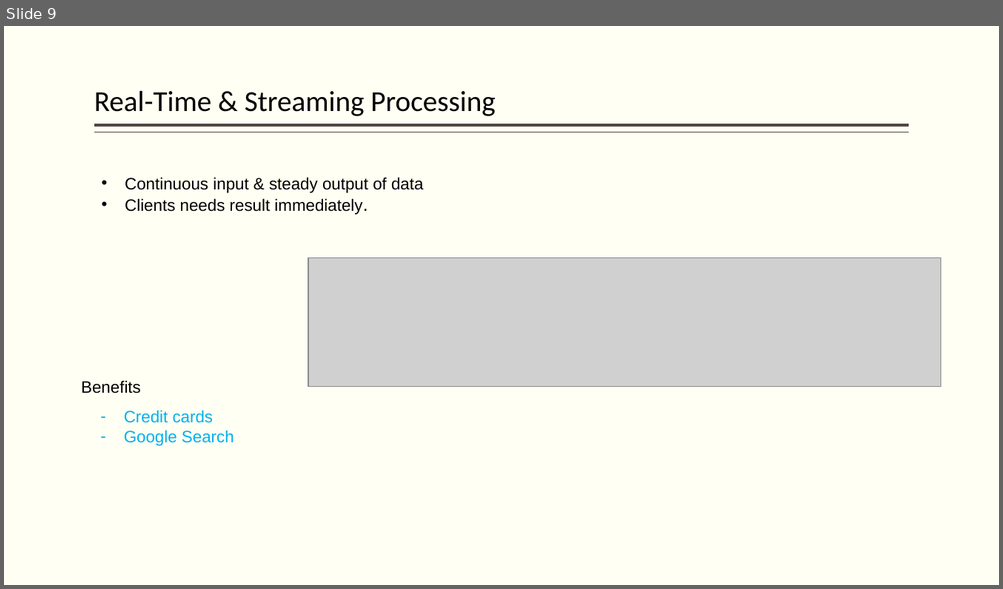
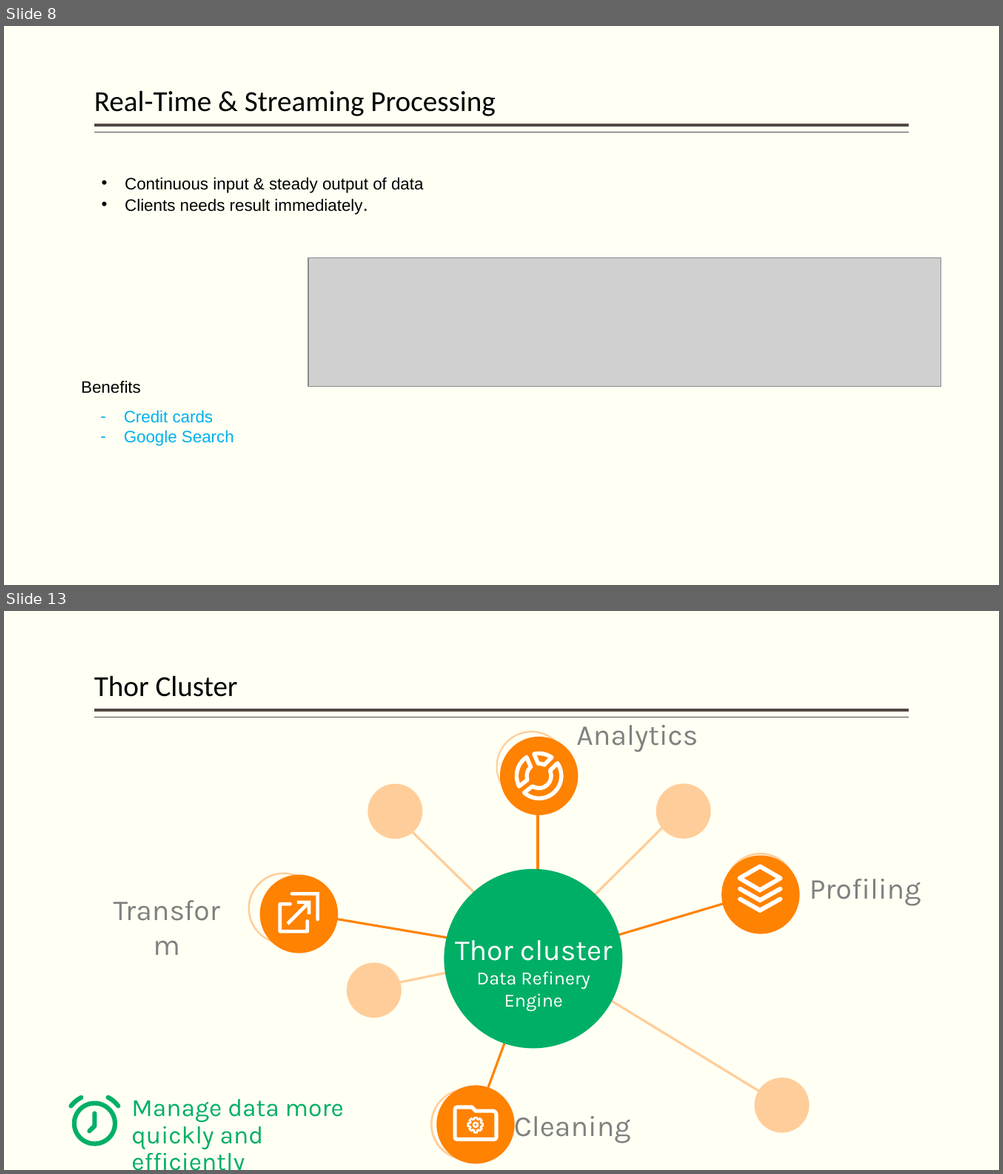
Before and after one commit to hpccsystems-solutions-lab/NCF-2021, a slide deck: BigData-ECL-NCF2021.pptx. Shown one above the other, each under a label of ours: slide 9 before the commit, slides 8 and 13 after it; the slides between them are not shown. The pictures are 1003x589 and 1003x1174 pixels, drawn with LibreOffice and Linux fonts; fonts in the diff are those of the drawing; grey boxes stand for pictures. Boxes give left, top, right and bottom in pixels: in the first picture for what was removed or moved away, otherwise in the second. Text is boxed around its words. In the diff, an @@ line names an element or a change of style, - is before the commit and + after.

```diff
--- a/BigData-ECL-NCF2021.pptx
+++ b/BigData-ECL-NCF2021.pptx
@@ slide 13 added at (4,611,999,1170), background #FFFFF3; not listed: 2 template elements that a slide beside it also shows @@
@@ title added at (94,675,238,697), 28 pt, text #000000 @@
+Thor Cluster
@@ ellipse added at (496,731,566,802), outline #FFCD99 1 pt @@
@@ ellipse added at (497,732,566,801), outline #FFCD99 1 pt @@
@@ text added at (576,725,697,752), 28 pt, text #808080 @@
+Analytics
@@ group added at (260,737,800,1164): 5 freeform shapes, 4 ellipses @@
@@ group added at (347,784,809,1133): 4 ellipses @@
@@ ellipse added at (726,854,796,924), outline #FFCD99 1 pt @@
@@ ellipse added at (726,854,795,923), outline #FFCD99 1 pt @@
@@ ellipse added at (249,874,318,945), outline #FFCD99 1 pt @@
@@ ellipse added at (250,874,318,944), outline #FFCD99 1 pt @@
@@ ellipse added at (444,869,623,1049), fill #00AF66 @@
@@ freeform shape added at (737,865,783,913), fill #FFFFFF, outline #FFFFFF 0.25 pt @@
@@ text added at (94,888,240,931), 28 pt, text #808080 @@
+Transform
@@ text added at (809,879,921,906), 28 pt, text #808080 @@
+Profiling
@@ text added at (455,940,612,1012), 18 pt, text #FFFFFF @@
+Thor cluster
+Data Refinery
+Engine
@@ group added at (393,825,765,1095): 4 lines @@
@@ group added at (333,775,759,1088): 4 lines @@
@@ freeform shape added at (68,1095,120,1147), fill #00AF66 @@
@@ ellipse added at (431,1090,501,1161), outline #FFCD99 1 pt @@
@@ ellipse added at (432,1090,500,1159), outline #FFCD99 1 pt @@
@@ text added at (131,1099,344,1150), 24 pt, text #00AF66 @@
+Manage data more quickly and efficiently
@@ text added at (514,1116,631,1144), 28 pt, text #808080 @@
+Cleaning
@@ what was slide 9 is now slide 8 @@
```
Also in this commit, not shown: 4 slides changed, 63 other slides added, 4 slides removed, 9 other files.
